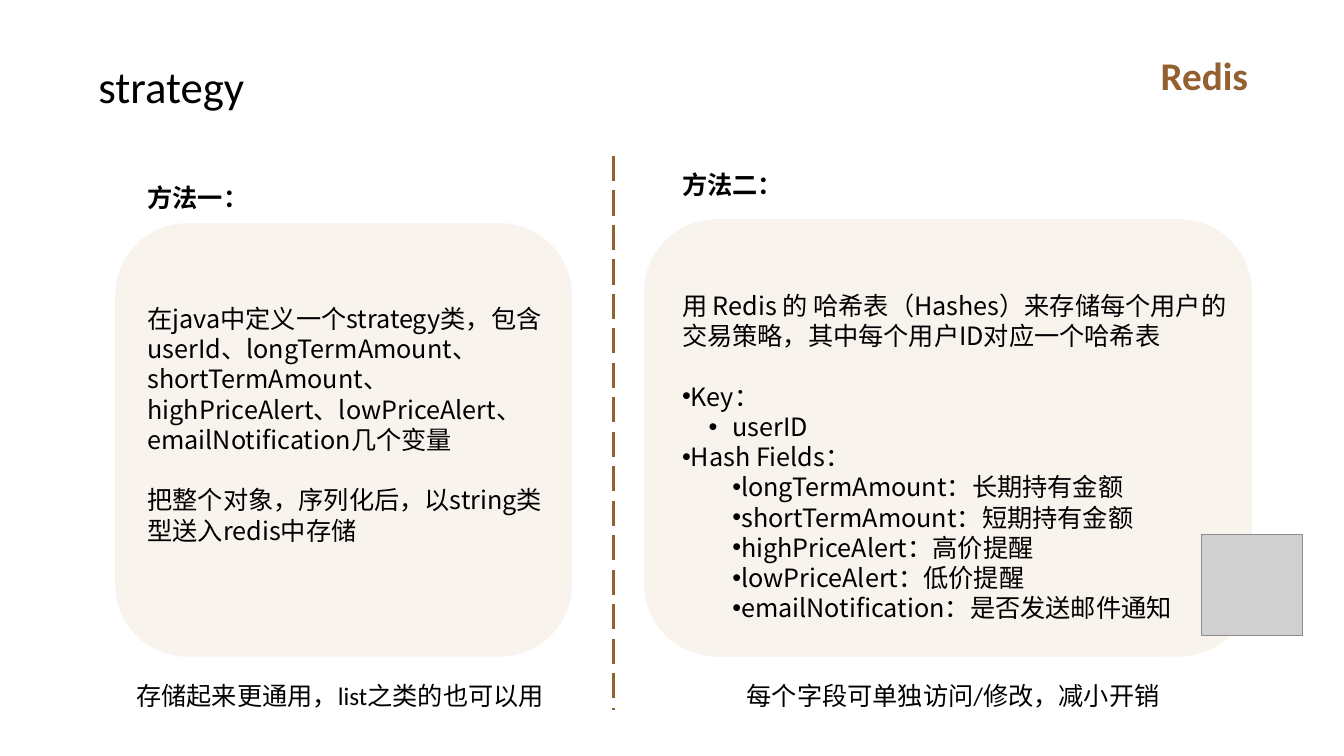
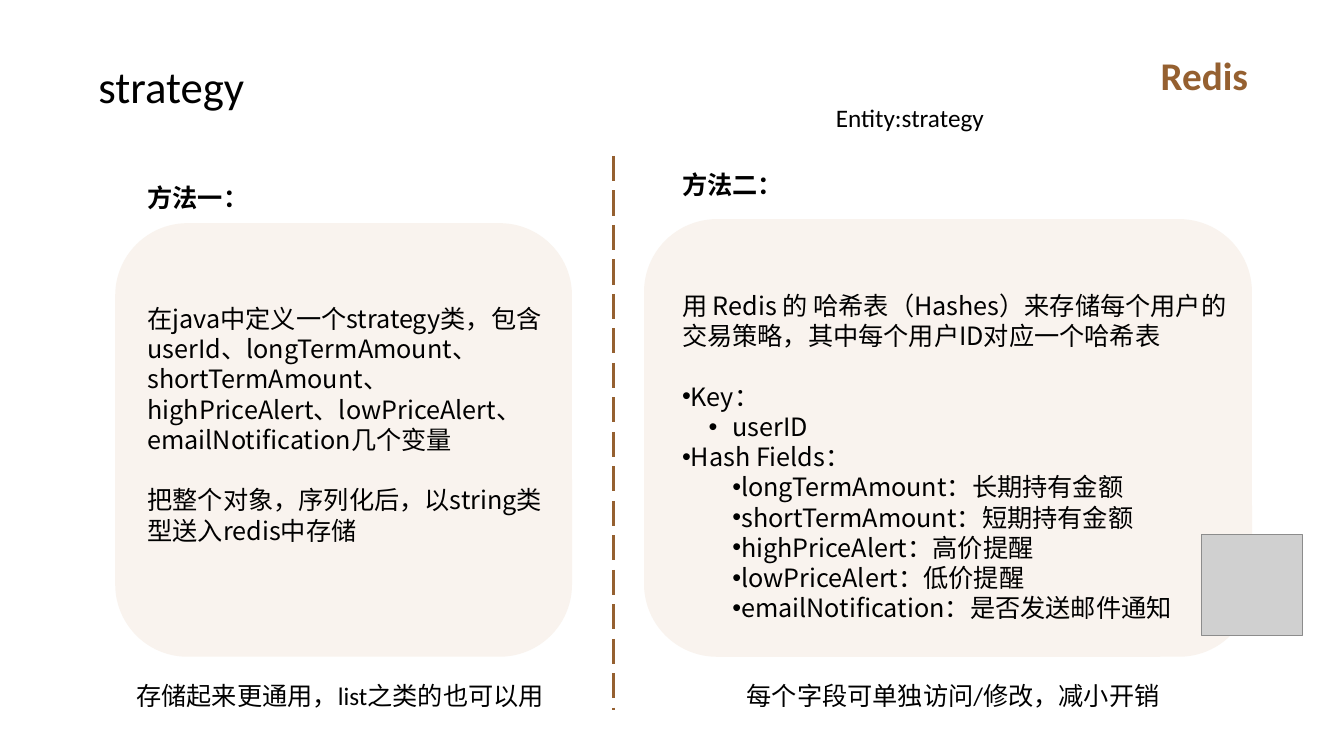
Before and after one commit to 7000qwq/gold, a slide deck: slide 13 of design.pptx. Drawn at 1344x756 pixels with LibreOffice and Linux fonts; fonts in the diff are those of the drawing; grey boxes stand for pictures. Boxes give left, top, right and bottom in pixels: in the first picture for what was removed or moved away, otherwise in the second. Text is boxed around its words. In the diff, an @@ line names an element or a change of style, - is before the commit and + after.

```diff
--- a/design.pptx
+++ b/design.pptx
@@ text added at bbox=[836, 109, 984, 132], 18 pt, text #000000 @@
+Entity:strategy
```
Also in this commit, not shown: 3 other slides changed, 16 slides added, 5 other files.
